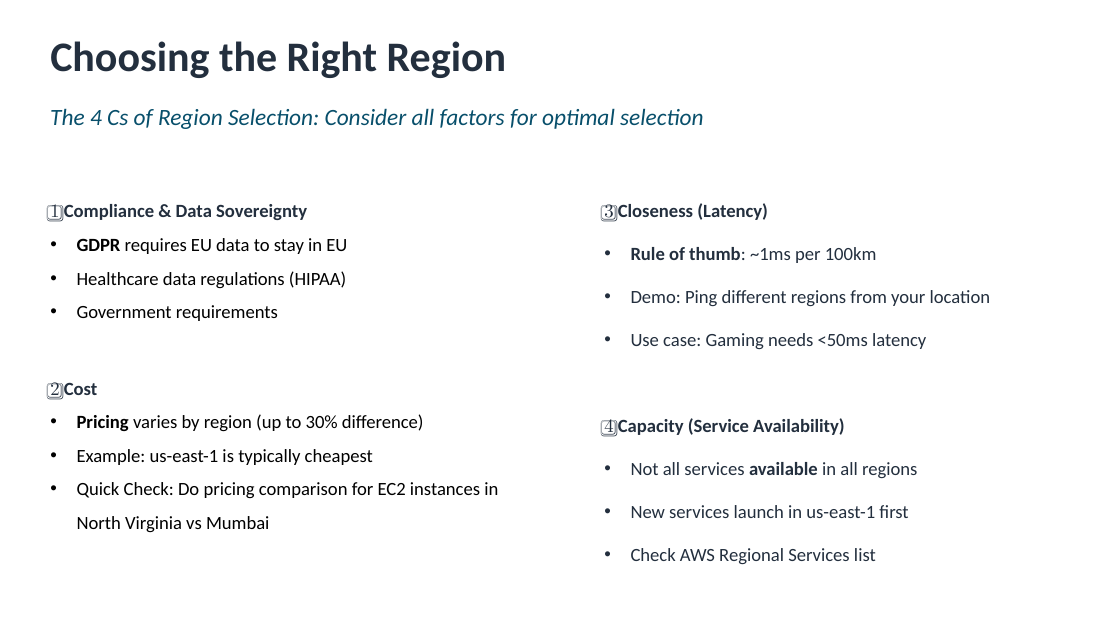
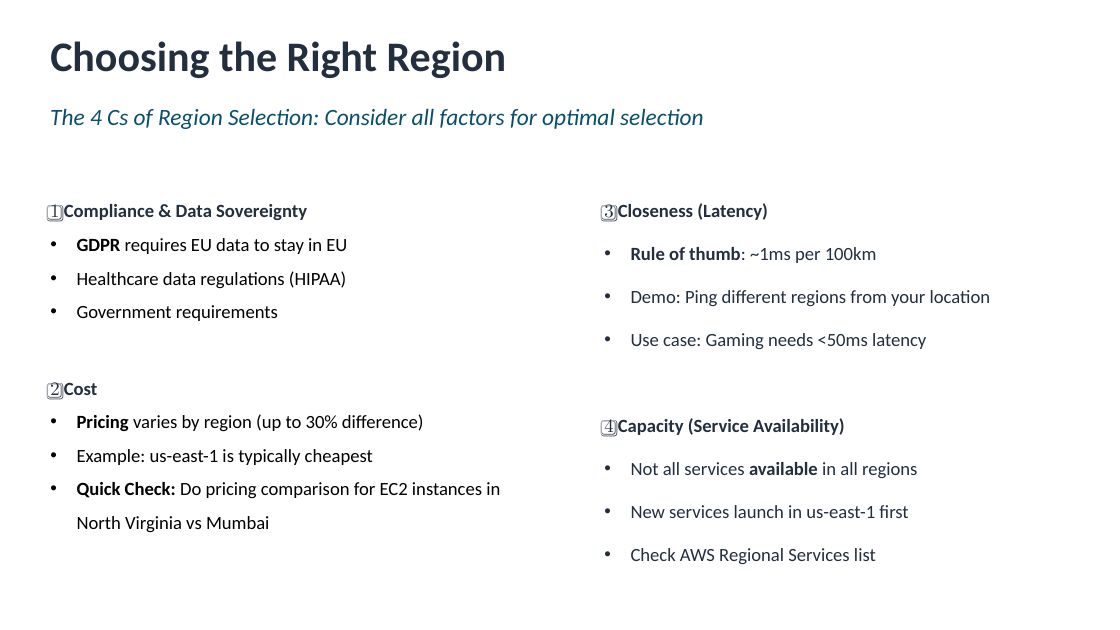
Before and after one commit to aishp411/PPMCAD12, a slide deck: slide 5 of AWS/AWS_Core_Architecture&Security.pptx. Drawn at 1120x630 pixels with LibreOffice and Linux fonts; fonts in the diff are those of the drawing. Boxes give left, top, right and bottom in pixels: in the first picture for what was removed or moved away, otherwise in the second. Text is boxed around its words. In the diff, an @@ line names an element or a change of style, - is before the commit and + after.

```diff
--- a/AWS/AWS_Core_Architecture&Security.pptx
+++ b/AWS/AWS_Core_Architecture&Security.pptx
@@ text at (77, 482, 500, 533): bold on in "Quick Check:" @@
```
Also in this commit, not shown: 4 other slides changed, 55 other files.
